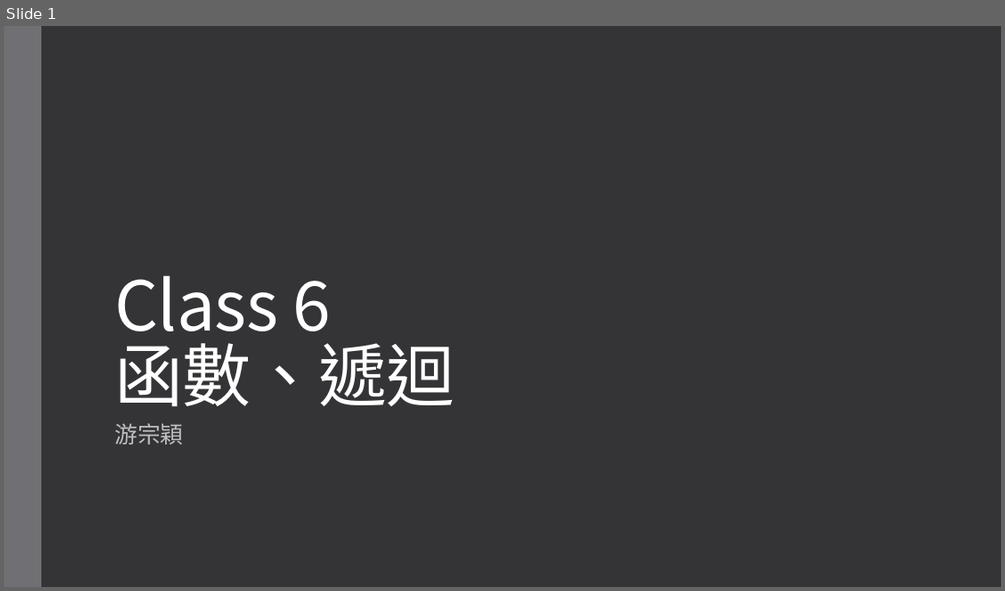
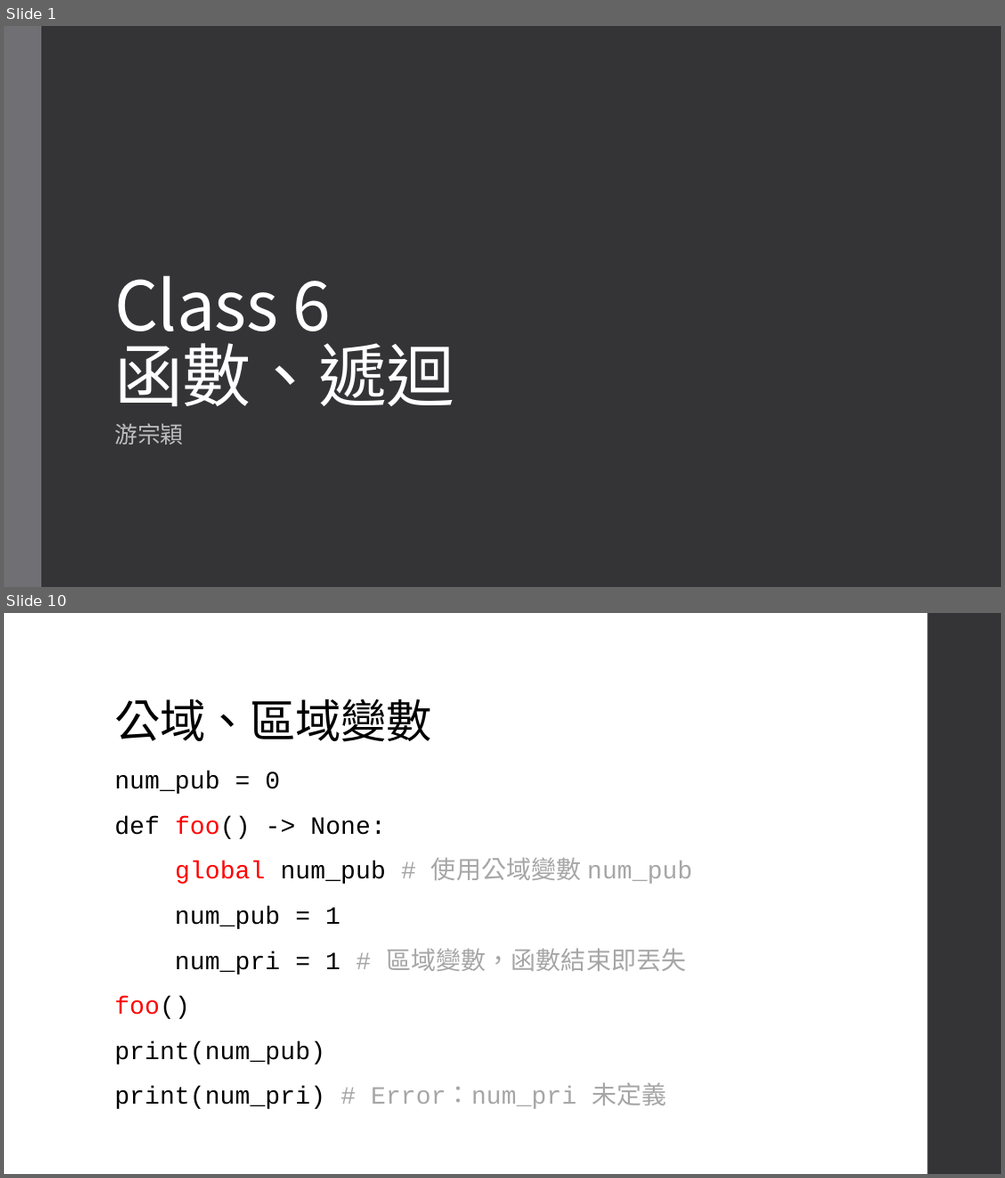
Before and after one commit to an920107/ServiceLearning, a slide deck: Class 6 函數、遞迴.pptx. Shown one above the other, each under a label of ours: slide 1 before the commit, slides 1 and 10 after it; the slides between them are not shown. The pictures are 1005x591 and 1005x1178 pixels, drawn with LibreOffice and Linux fonts; fonts in the diff are those of the drawing. Boxes give left, top, right and bottom in pixels: in the first picture for what was removed or moved away, otherwise in the second. Text is boxed around its words. In the diff, an @@ line names an element or a change of style, - is before the commit and + after.

```diff
--- a/Class 6 函數、遞迴.pptx
+++ b/Class 6 函數、遞迴.pptx
@@ slide 10 added at [4, 613, 1001, 1174], background #FFFFFF @@
@@ rectangle added at [928, 613, 1001, 1174], fill #353537 @@
@@ title added at [114, 699, 431, 742], 44 pt, text #000000 @@
+公域、區域變數
@@ text added at [114, 771, 692, 1109], 24 pt, text #000000 @@
+num_pub = 0
+def foo() -> None:
+global num_pub # 使用公域變數 num_pub
+num_pub = 1
+num_pri = 1 # 區域變數，函數結束即丟失
+foo()
+print(num_pub)
+print(num_pri) # Error：num_pri 未定義
```
Also in this commit, not shown: 16 other slides added.
